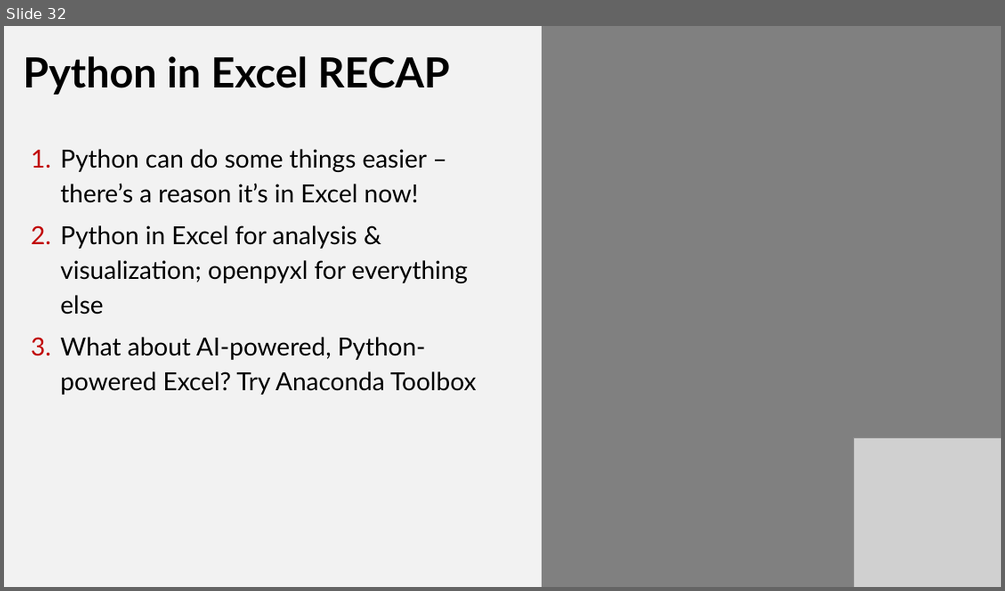
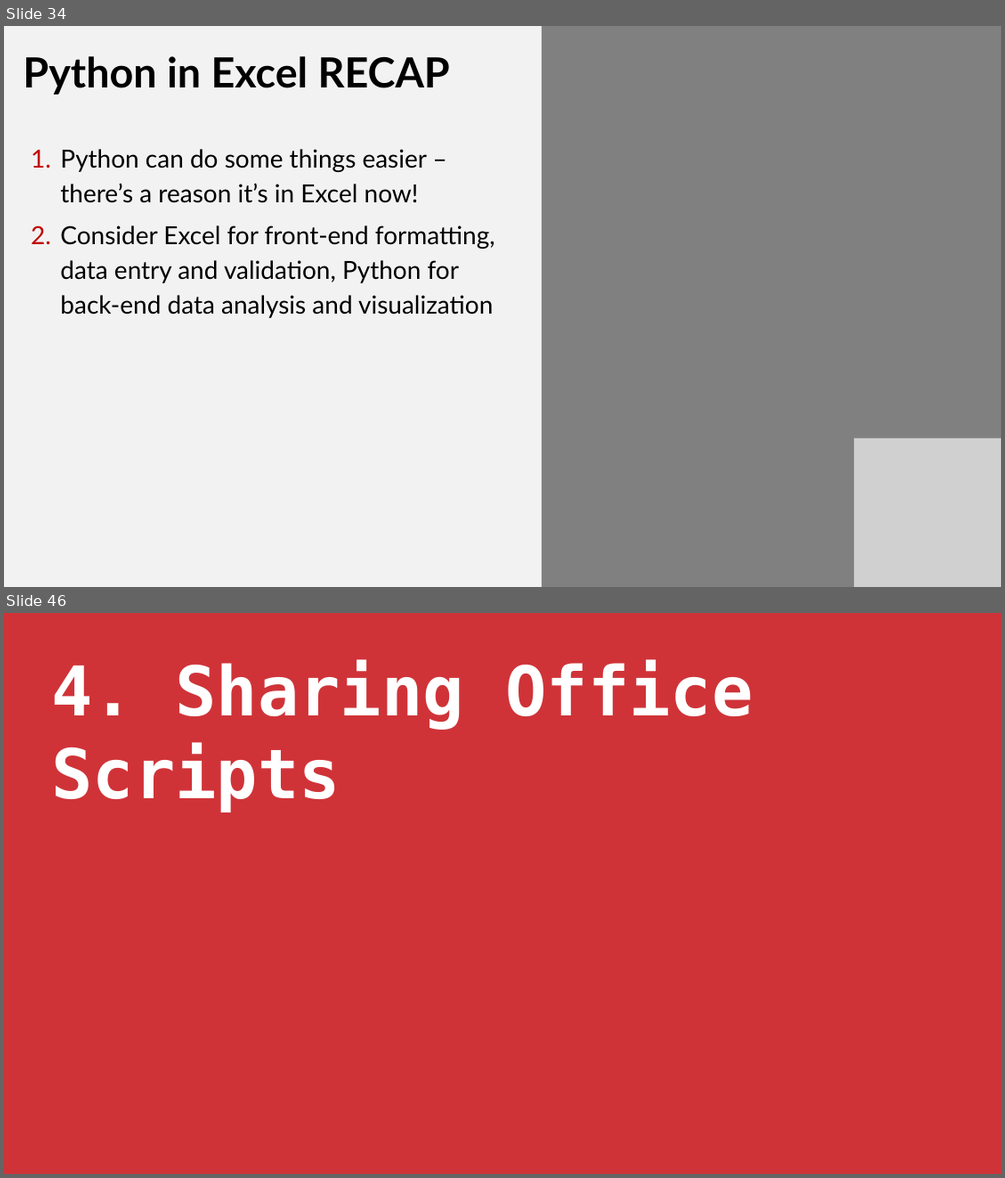
Before and after one commit to stringfestdata/xlgs-mc-2025, a slide deck: excel-power-tools-gxls-2025.pptx. Shown one above the other, each under a label of ours: slide 32 before the commit, slides 34 and 46 after it; the slides between them are not shown. The pictures are 1005x591 and 1005x1178 pixels, drawn with LibreOffice and Linux fonts; fonts in the diff are those of the drawing; grey boxes stand for pictures. Boxes give left, top, right and bottom in pixels: in the first picture for what was removed or moved away, otherwise in the second. Text is boxed around its words. In the diff, an @@ line names an element or a change of style, - is before the commit and + after.

```diff
--- a/excel-power-tools-gxls-2025.pptx
+++ b/excel-power-tools-gxls-2025.pptx
@@ slide 46 added at <box>4,613,1001,1174</box>, background #F2F2F2 @@
@@ rectangle added at <box>4,613,1001,1174</box>, fill #CF3338 @@
@@ text added at <box>51,660,752,812</box>, 99 pt, text #FFFFFF, bold @@
+4. Sharing Office Scripts
@@ what was slide 32 is now slide 34 @@
@@ slide 34 changed as well @@
@@ text at <box>60,225,495,318</box>: text changed @@
-2. Python in Excel for analysis & visualization; openpyxl for everything else
-3. What about AI-powered, Python-powered Excel? Try Anaconda Toolbox
+2. Consider Excel for front-end formatting, data entry and validation, Python for back-end data analysis and visualization
```
Also in this commit, not shown: 5 other slides changed, 27 other slides added, 5 slides removed, 56 other files.
